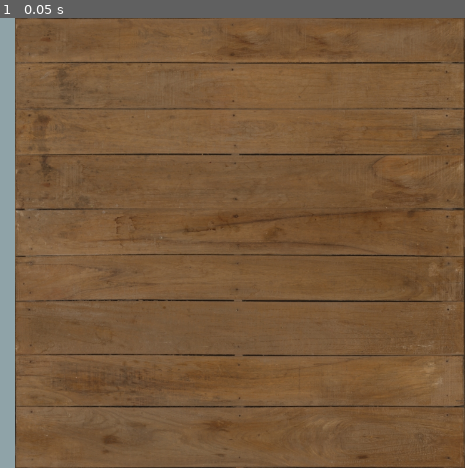
Above: before the commit, frame 1.
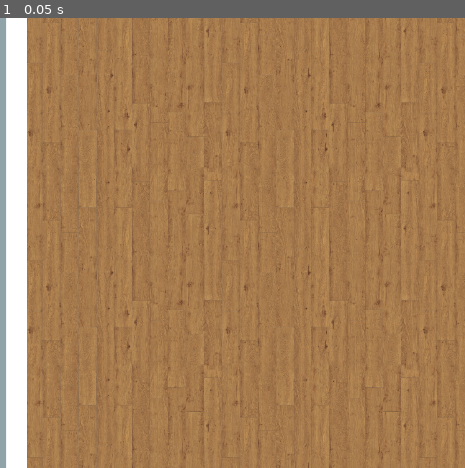
Above: after the commit, the same moment.

Repository: NoNormalDev/GameOff2025
Game: Godot game, scene res://scenes/game_plan.tscn
Same seed, same stepped clock (60 frames per second), same inputs: the game is played once before the commit and once after it. The project has no main scene, so this scene is started directly.
Inputs:
- Up to frame 1 (0.05 s): no input

The runs differ from the first frame. In frame 1, 94% of the frame differs, in the area x 1-100%, y 0-100%.

Commit message:
progress

Diff:
--- a/scenes/game_plan.tscn
+++ b/scenes/game_plan.tscn
@@ -1,7 +1,7 @@
-[gd_scene load_steps=9 format=3 uid="uid://oe1fkr7pnqfm"]
+[gd_scene load_steps=12 format=3 uid="uid://oe1fkr7pnqfm"]
 
 [ext_resource type="Script" uid="uid://derkjqvdykqw4" path="res://scripts/game_plan.gd" id="1_64cwe"]
-[ext_resource type="Texture2D" uid="uid://b33jwxb6gign7" path="res://external/wood_planks_1k/wood_planks_diff_1k.jpg" id="2_q1e77"]
+[ext_resource type="Texture2D" uid="uid://1dlnbg81s6yh" path="res://external/laminate_floor_03_1k/laminate_floor_03_diff_1k.jpg" id="2_q1e77"]
 
 [sub_resource type="Shader" id="Shader_64cwe"]
 code = "shader_type canvas_item;
@@ -35,11 +35,29 @@
 [sub_resource type="ShaderMaterial" id="ShaderMaterial_ihj41"]
 shader = SubResource("Shader_q1e77")
 shader_parameter/tex = ExtResource("2_q1e77")
-shader_parameter/scale = 1.0
-shader_parameter/brightness = 1.0
+shader_parameter/scale = 2.2800000000000002
+shader_parameter/brightness = 1.0689656
 
 [sub_resource type="QuadMesh" id="QuadMesh_ljmk2"]
 size = Vector2(1080, 1080)
+
+[sub_resource type="Shader" id="Shader_ihj41"]
+code = "shader_type canvas_item;
+
+uniform vec2 size;
+uniform sampler2D tex;
+
+void fragment() {
+	// Called for every pixel the material is visible on.
+}
+"
+
+[sub_resource type="ShaderMaterial" id="ShaderMaterial_ljmk2"]
+shader = SubResource("Shader_ihj41")
+shader_parameter/size = Vector2(0, 0)
+
+[sub_resource type="QuadMesh" id="QuadMesh_ac0ro"]
+size = Vector2(50, 1080)
 
 [node name="GamePlan" type="Node2D"]
 script = ExtResource("1_64cwe")
@@ -56,7 +74,14 @@
 position = Vector2(960, 540)
 mesh = SubResource("QuadMesh_64cwe")
 
-[node name="MeshInstance2D" type="MeshInstance2D" parent="Game"]
+[node name="Shop" type="Node2D" parent="Game"]
+position = Vector2(1380, 540)
+
+[node name="BG" type="MeshInstance2D" parent="Game/Shop"]
 material = SubResource("ShaderMaterial_ihj41")
-position = Vector2(1380, 540)
 mesh = SubResource("QuadMesh_ljmk2")
+
+[node name="MeshInstance2D" type="MeshInstance2D" parent="Game/Shop"]
+material = SubResource("ShaderMaterial_ljmk2")
+position = Vector2(-536, 0)
+mesh = SubResource("QuadMesh_ac0ro")
Not shown, added: external/laminate_floor_03_1k/laminate_floor_03_diff_1k.jpg.import
